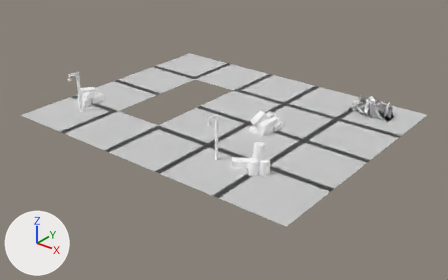
An edit to the glTF model mods/shared-extra-goods/data/jakob/tea/tea_factory/propsonly_tea_factory_1.gltf, drawn before and after from the same camera.
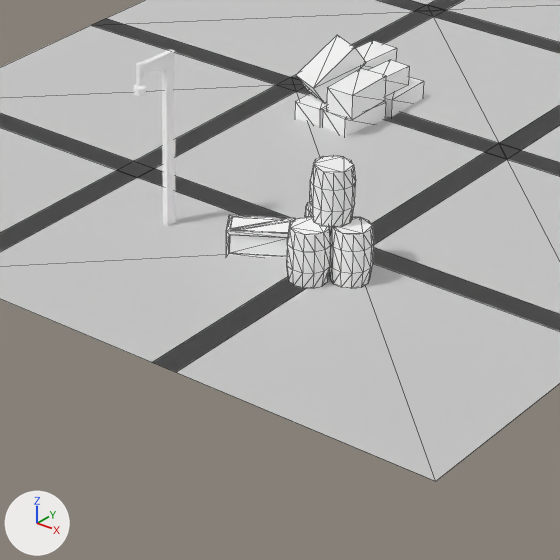
Each version is shown whole from a 50 mm camera at (5.73, -7.16, 4.0) aimed at (0.18, -0.23, -0.3), then close up on the part from 39% to 71% of the width and 36% to 88% of the height. The lights are fixed; the arrows at lower left show +X, +Y and +Z. The close-ups show mesh edges as thin lines. Where no turn or scale is listed for an object, it has been applied to the vertices.

Names of what the first close-up shows: 'file_b2_ground3.003', 'file_b2_ground3.006', 'file_b2_ground3.009', 'file_b2_ground3.010', 'file_b2_ground3.013', 'file_b2_ground3.014', 'file_ground.001', 'file_ground.002', 'file_ground.022', 'prop_barrel_b2_1.001', 'prop_box_b2_2.001', 'prop_box_pile_b2_3.001'.
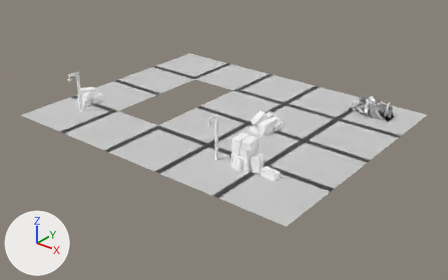
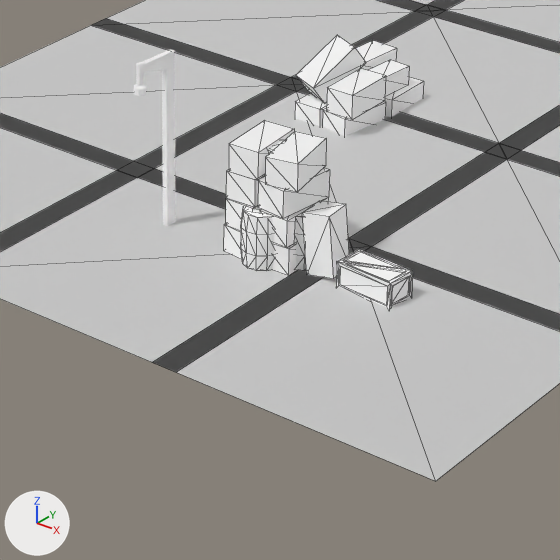
Changed parts and their boxes [x1, y1, x2, y2] in the close-ups (560 x 560 px):
'prop_box_pile4_b1', added
    after: [224, 121, 349, 279]
'prop_barrel_b2_1.001', moved
    before: [287, 155, 374, 288]
    after: [241, 140, 306, 271]
'prop_box_b2_2.001', moved, turned
    before: [226, 215, 295, 258]
    after: [336, 249, 413, 308]

What changed in the scene script:
```text
Add mat_data_graphics_props_storage_wooden_box_pile_small_04_prp:
    mat_data_graphics_props_storage_wooden_box_pile_small_04_prp = principled_material('data\\graphics\\props\\storage\\wooden_box_pile_small_04.prp')
    mat_data_graphics_props_storage_wooden_box_pile_small_04_prp.base_color = (1.0, 1.0, 1.0)  # white #ffffff
    mat_data_graphics_props_storage_wooden_box_pile_small_04_prp.metallic = 1.0
    mat_data_graphics_props_storage_wooden_box_pile_small_04_prp.roughness = 1.0
Add me_data_graphics_props_storage_wooden_box_pile_small_04_prp:
    me_data_graphics_props_storage_wooden_box_pile_small_04_prp.from_pydata(...)  # 72 vertices, 90 faces; spans x -0.148..0.288, y -0.142..0.108, z -0.005..0.431
    me_data_graphics_props_storage_wooden_box_pile_small_04_prp.materials.append(mat_data_graphics_props_storage_wooden_box_pile_small_04_prp)  # white #ffffff
Change ob_prop_barrel_b2_1_001:
    ob_prop_barrel_b2_1_001.location: (1.541, -1.198, 0.0) -> (1.34, -1.198, 0.0)
Change ob_prop_box_b2_2_001:
    ob_prop_box_b2_2_001.location: (1.25, -1.208, -0.011) -> (1.738, -1.208, -0.011)
    ob_prop_box_b2_2_001.rotation_euler: (0.0, 0.0, 2.138) -> (0.0, 0.0, 1.499)  # degrees (0, 0, 122) -> degrees (0, 0, 86)
Add ob_prop_box_pile4_b1:
    ob_prop_box_pile4_b1 = bpy.data.objects.new('prop_box_pile4_b1', me_data_graphics_props_storage_wooden_box_pile_small_04_prp)
    ob_prop_box_pile4_b1.location = (1.309, -1.175, 0.0)
```
